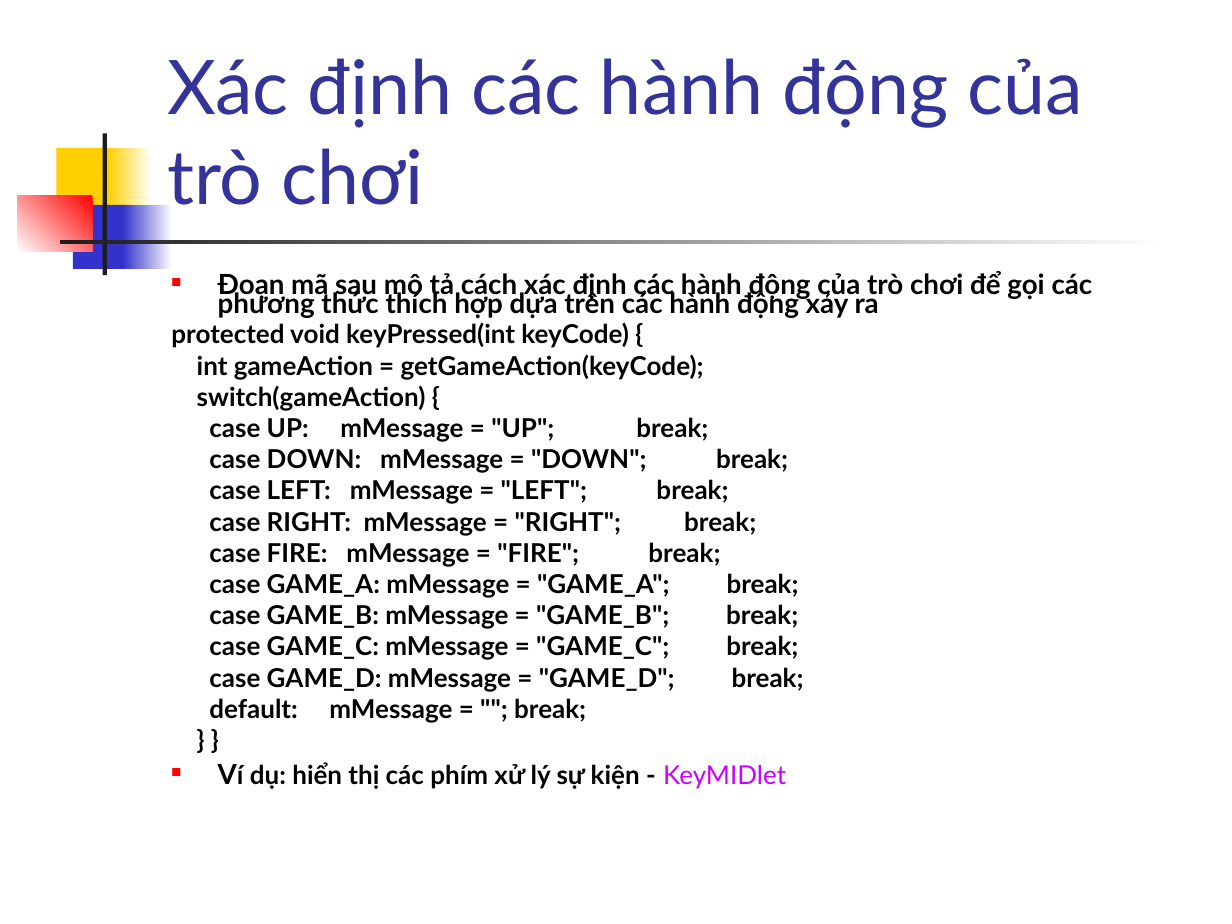
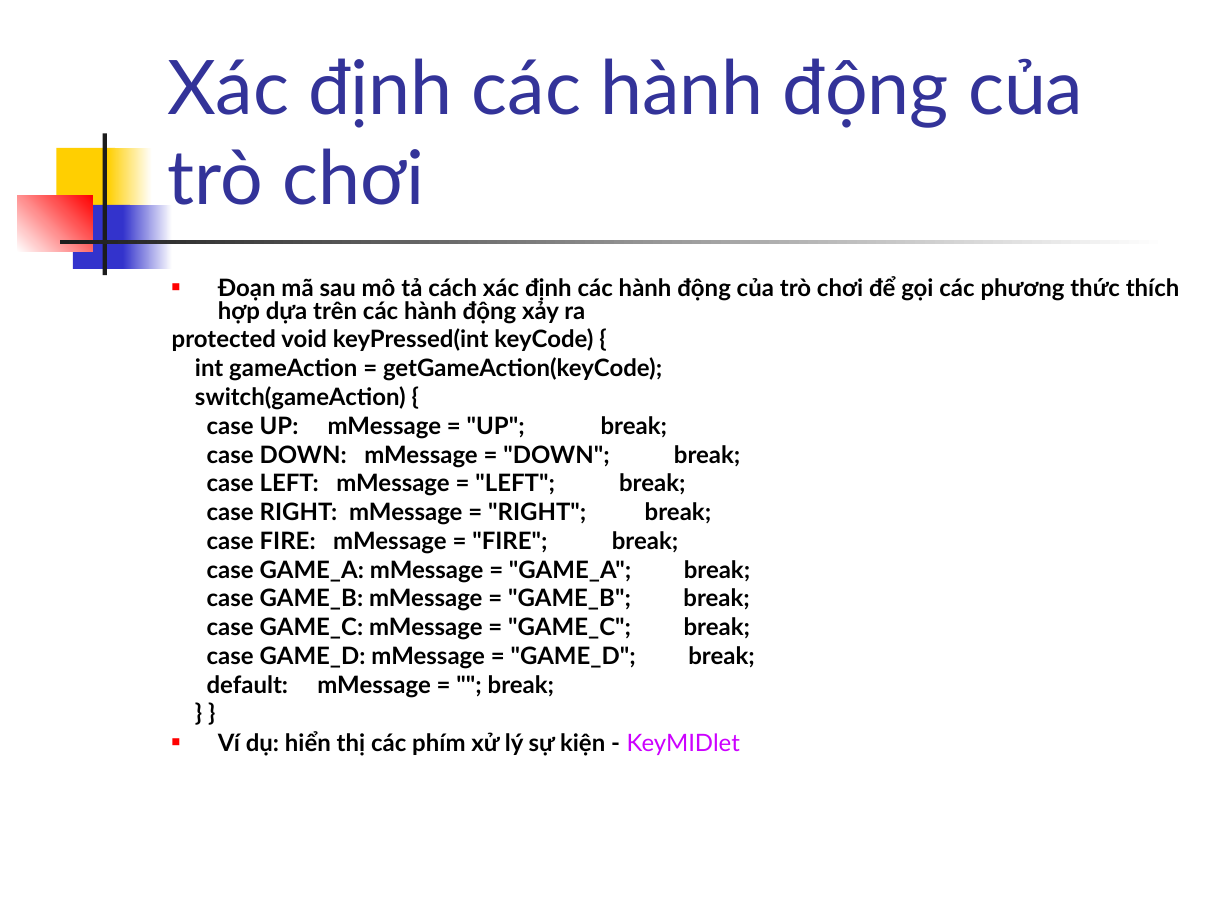
Before and after one commit to phamtuanchip/labs, a slide deck: slide 6 of M1304M-C1304M/j2me/slides/Session15.ppt. Drawn at 1232x924 pixels with LibreOffice and Linux fonts; fonts in the diff are those of the drawing. Boxes give left, top, right and bottom in pixels: in the first picture for what was removed or moved away, otherwise in the second. Text is boxed around its words. In the diff, an @@ line names an element or a change of style, - is before the commit and + after.

```diff
--- a/M1304M-C1304M/j2me/slides/Session15.ppt
+++ b/M1304M-C1304M/j2me/slides/Session15.ppt
@@ text "Đoạn mã sau mô tả ..." at <box>172,276,1180,756</box>: size 16.1 to 14 pt in "Đoạn mã sau mô tả cách xác ...", "Ví"; size 15.2 to 14 pt in "protected void keyPressed(int keyCode) {", "int gameAction = getGameAction(keyCode);", "switch(gameAction) {", "case UP: mMessage = "UP"; break;" and 11 more places; line spacing 0.6 to 0.8; less space between paragraphs @@
```
Also in this commit, not shown: 10 other slides changed, 27 other files.
